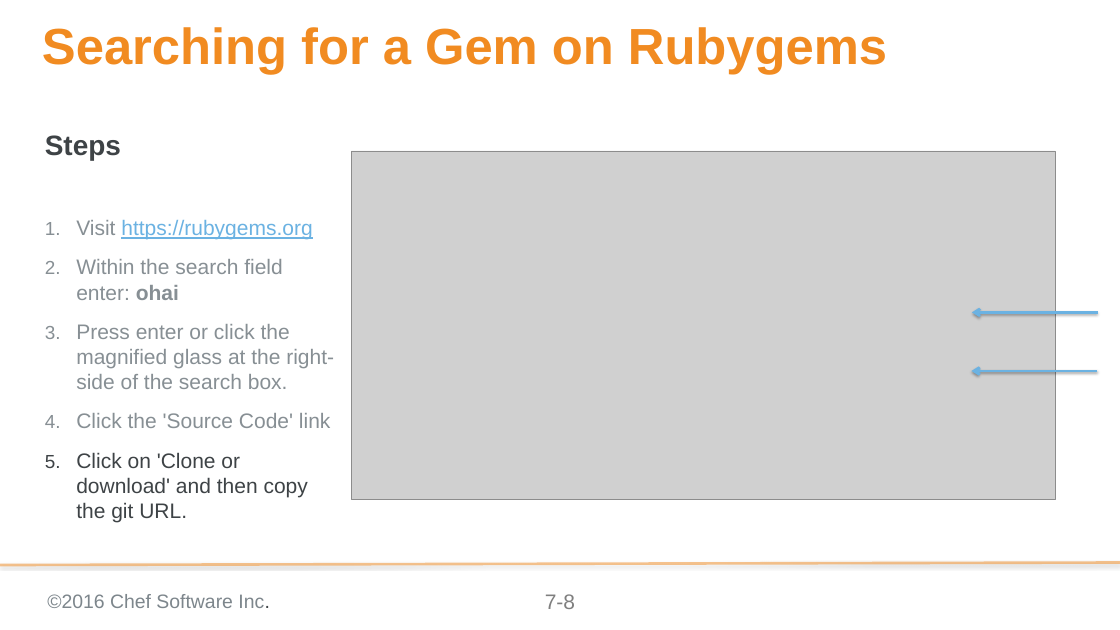
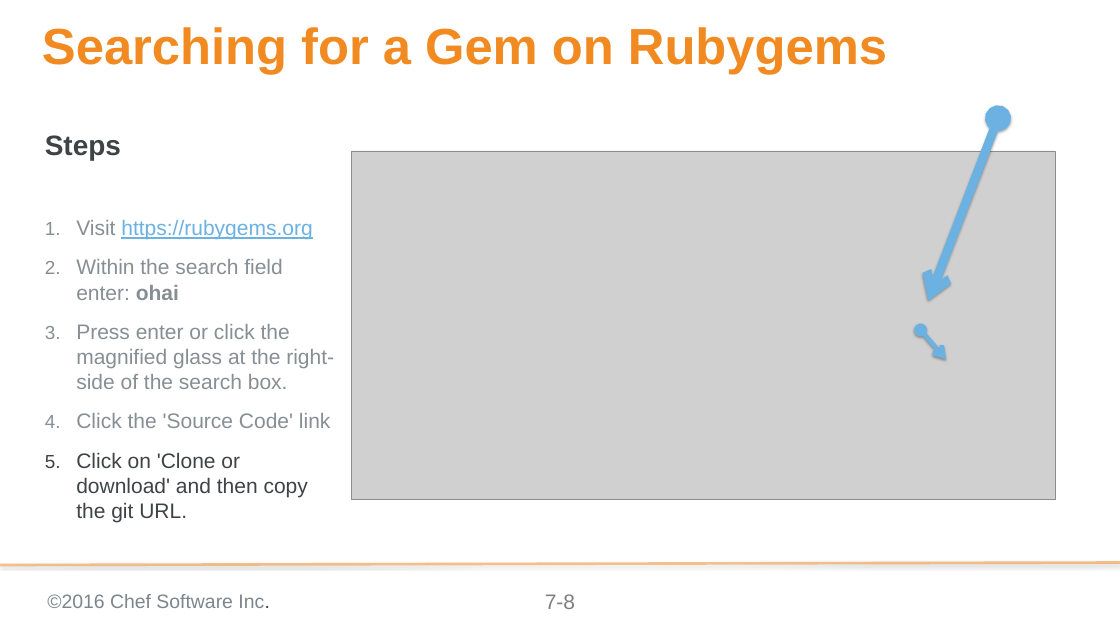
Before and after one commit to chef-training/extending_cookbooks, a slide deck: slide 8 of 07-ohai_plugins.pptx. Drawn at 1120x630 pixels with LibreOffice and Linux fonts; fonts in the diff are those of the drawing; grey boxes stand for pictures; background and template pictures are left out. Boxes give left, top, right and bottom in pixels: in the first picture for what was removed or moved away, otherwise in the second. Text is boxed around its words. In the diff, an @@ line names an element or a change of style, - is before the commit and + after.

Commit message:
Updes to visual style
Previous version of powerpoint doesn't provide as much configuration.
Updated lines and callouts

```diff
--- a/07-ohai_plugins.pptx
+++ b/07-ohai_plugins.pptx
@@ double arrow added from (998, 118) to (929, 300), #6BB2E2 10 pt @@
@@ arrow removed from (1098, 312) to (972, 312) @@
@@ arrow moved from (1097, 371) - (971, 371) to (920, 330) - (946, 359) @@
@@ arrow (920, 330) - (946, 359): arrow to double arrow; stroke #6BB2E2 3 pt to #6BB2E2 5 pt @@
```
Also in this commit, not shown: 4 other slides changed.
